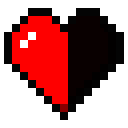
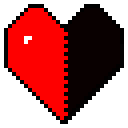
The second 128×128 image is a revision of the first. Changes to its layers:
painted on "HEART_HALF" over bbox(8, 8, 68, 120)
painted on "HEART_EMPTY" over bbox(8, 8, 120, 120)
painted on "BASE_OUTLINE" over bbox(4, 4, 124, 124)
